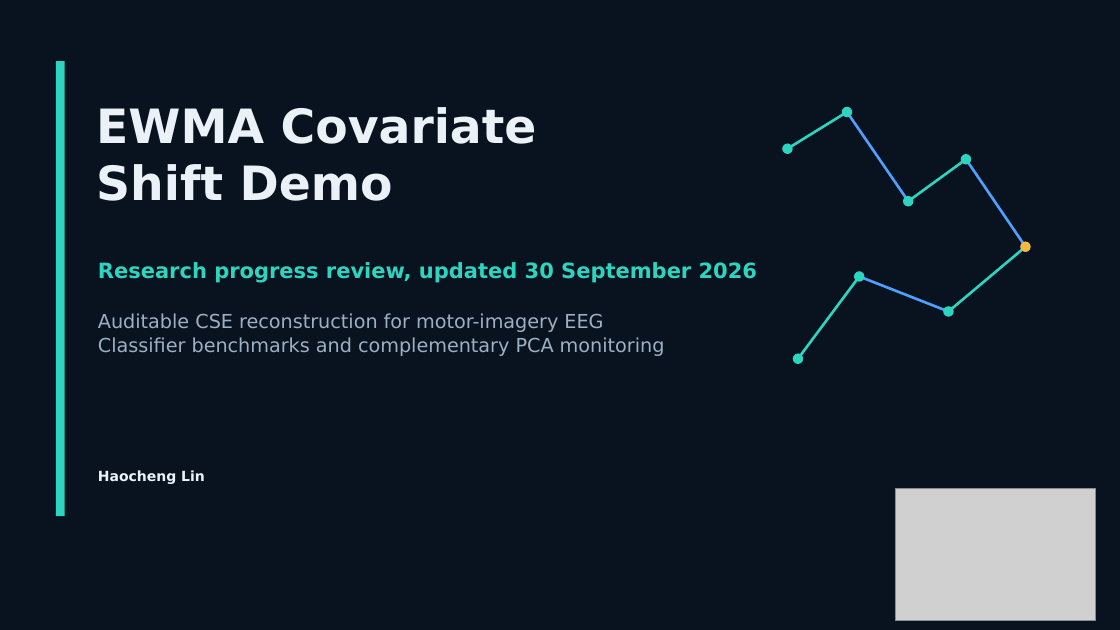
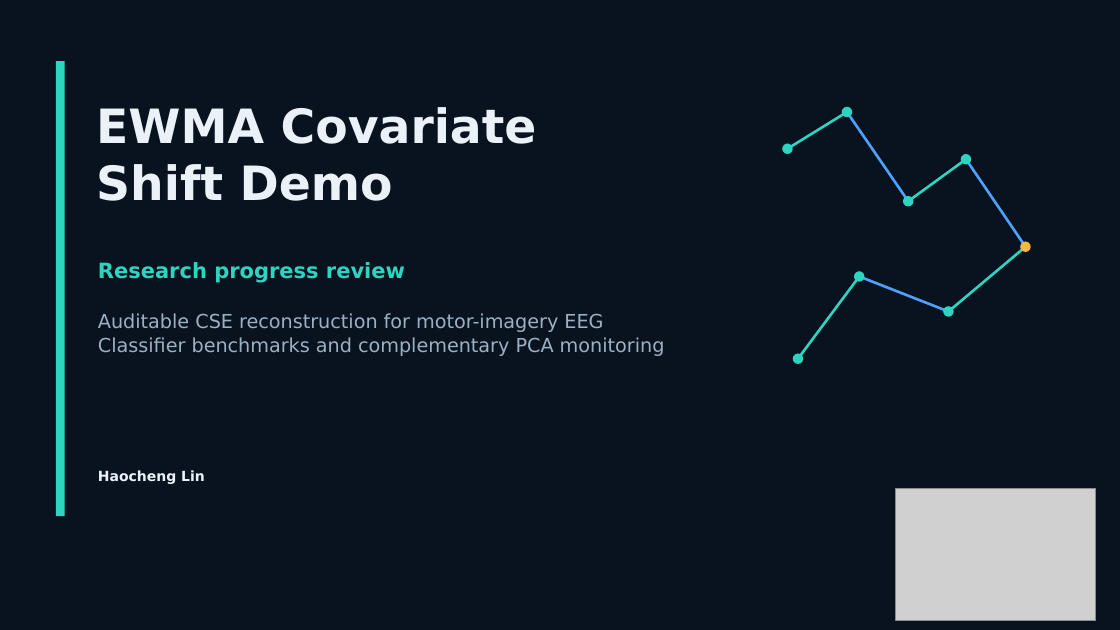
Before and after one commit to hlin863/ewma_covariate_shift_demo, a slide deck: slide 1 of presentations/EWMA_Covariate_Shift_Progress_Review_Haocheng_Lin.pptx. Drawn at 1120x630 pixels with LibreOffice and Linux fonts; fonts in the diff are those of the drawing; grey boxes stand for pictures. Boxes give left, top, right and bottom in pixels: in the first picture for what was removed or moved away, otherwise in the second. Text is boxed around its words. In the diff, an @@ line names an element or a change of style, - is before the commit and + after.

Commit message:
Update EWMA progress review deck
Refresh the EWMA covariate shift progress review presentation with revised slides and updated content reflecting the latest project status.

```diff
--- a/presentations/EWMA_Covariate_Shift_Progress_Review_Haocheng_Lin.pptx
+++ b/presentations/EWMA_Covariate_Shift_Progress_Review_Haocheng_Lin.pptx
@@ text at (98, 262, 405, 283): text changed @@
-Research progress review, updated 30 September 2026
+Research progress review
```
Also in this commit, not shown: 4 other slides changed, 8 slides added, 5 slides removed.
